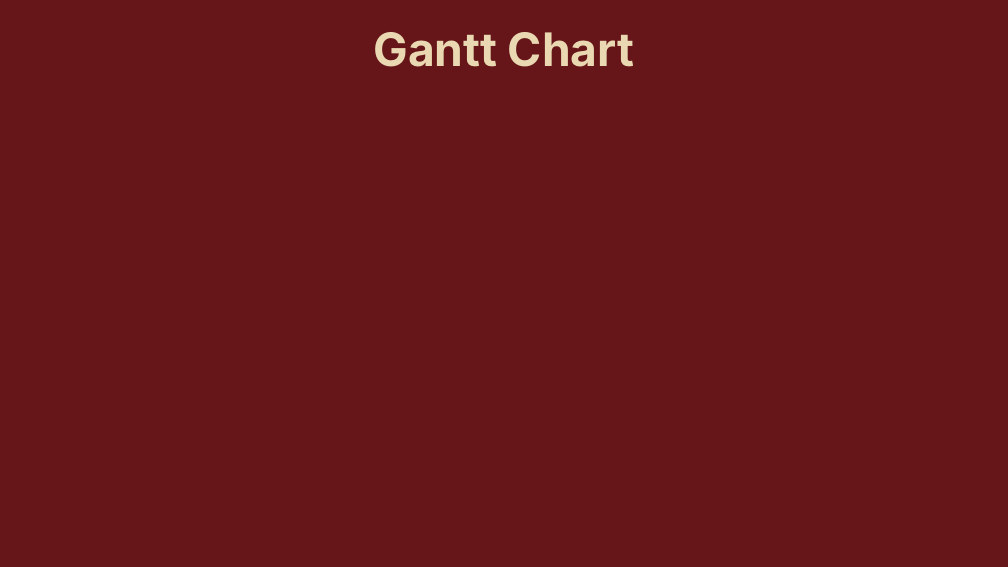
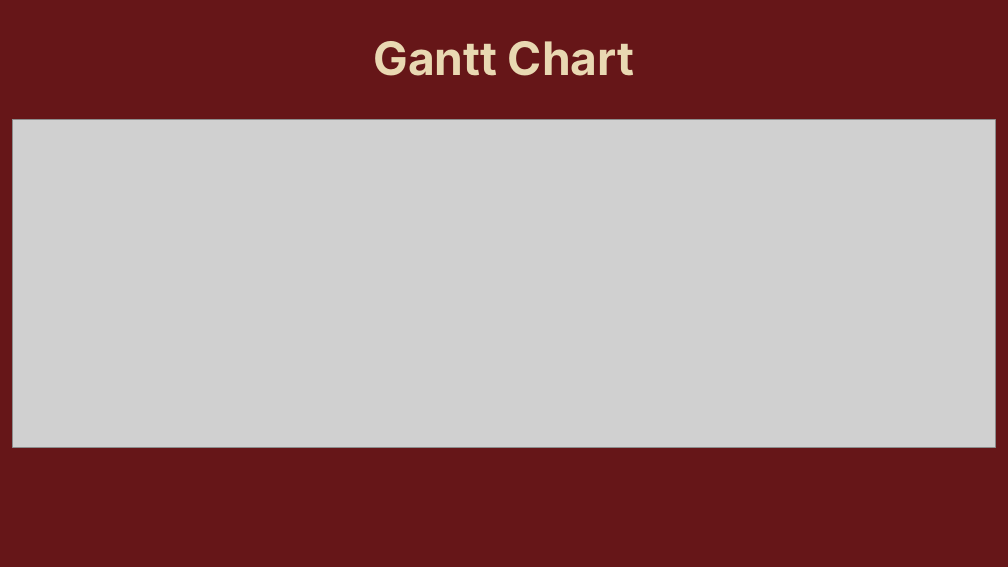
Before and after one commit to matt11matthew/ContactManager, a slide deck: slide 6 of Presentation/Contact Manager Presentation.pptx. Drawn at 1008x567 pixels with LibreOffice and Linux fonts; fonts in the diff are those of the drawing; grey boxes stand for pictures. Boxes give left, top, right and bottom in pixels: in the first picture for what was removed or moved away, otherwise in the second. Text is boxed around its words. In the diff, an @@ line names an element or a change of style, - is before the commit and + after.

```diff
--- a/Presentation/Contact Manager Presentation.pptx
+++ b/Presentation/Contact Manager Presentation.pptx
@@ text "Gantt Chart": place and size @@
-text "Gantt Chart" at [373,32,634,67]
+text "Gantt Chart" at [373,41,634,76]
@@ picture added at [13,120,996,448] @@
```
Also in this commit, not shown: 7 other slides changed.
